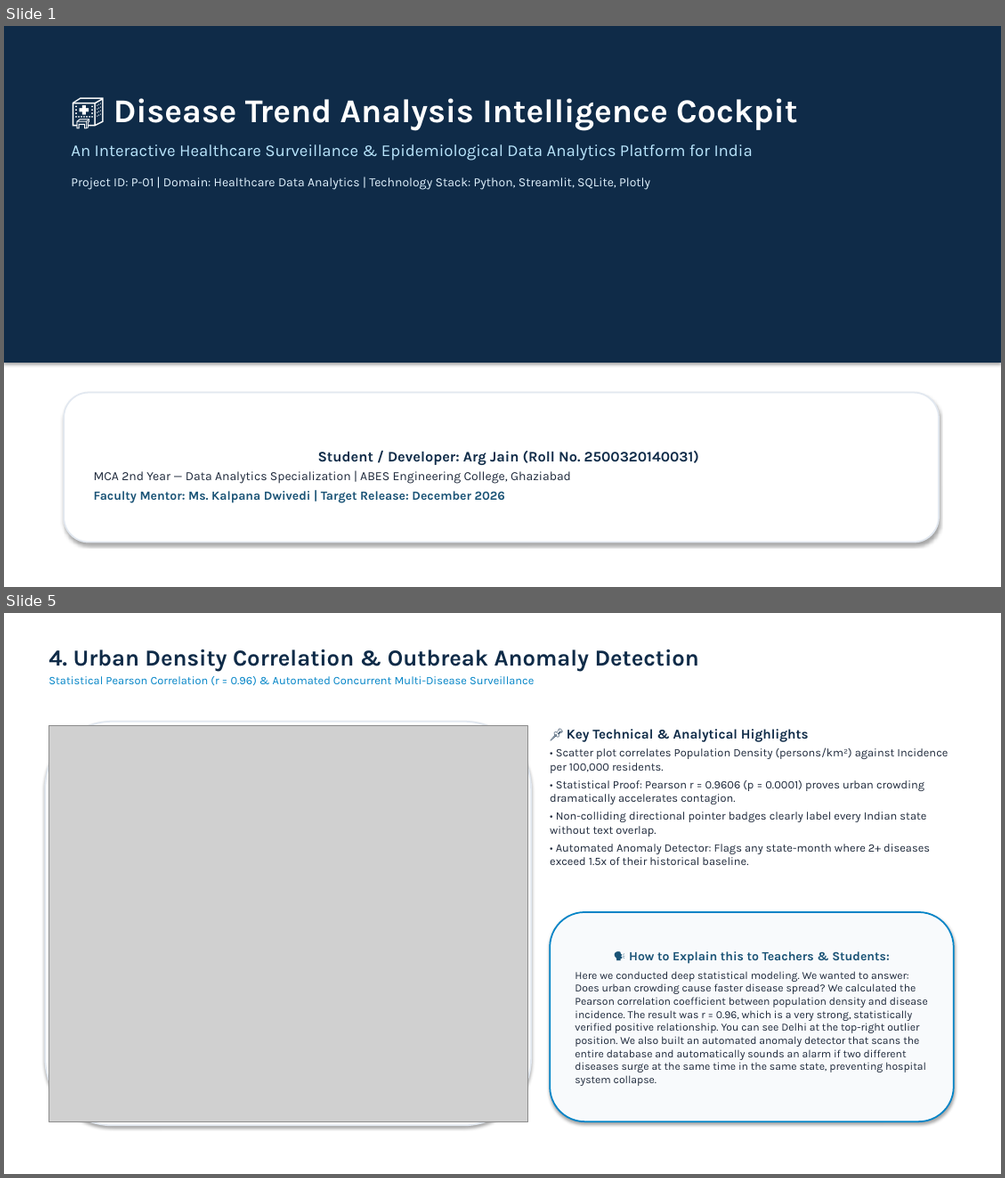
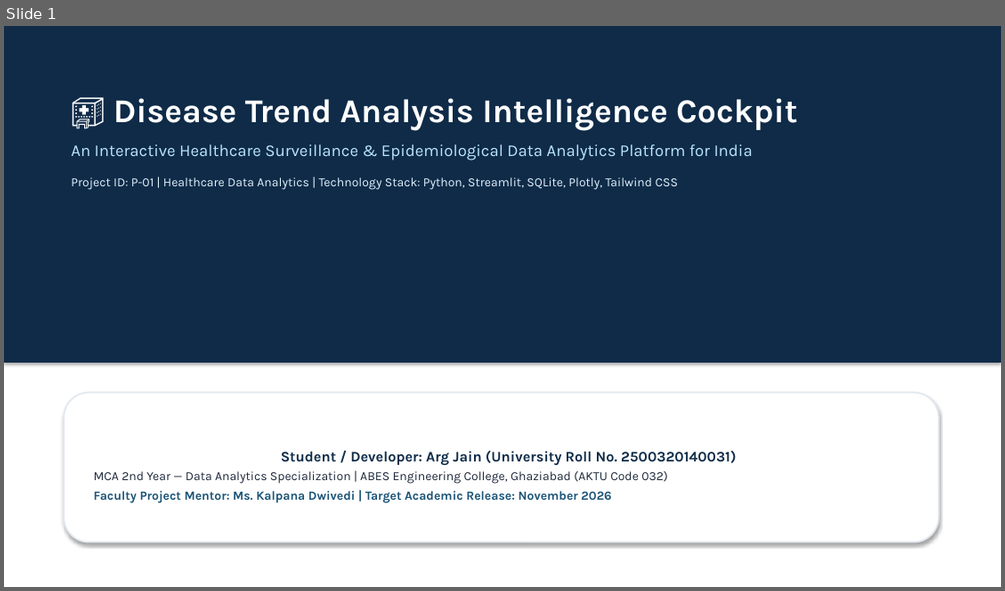
Before and after one commit to Argjain/2500320140031-disease-trend-analysis., a slide deck: docs/18_ArgJain_DiseaseTrendAnalysis_Presentation.pptx. Shown one above the other, each under a label of ours: slides 1 and 5 before the commit, slide 1 after it; the slides between them are not shown. The pictures are 1005x1178 and 1005x591 pixels, drawn with LibreOffice and Linux fonts; fonts in the diff are those of the drawing; grey boxes stand for pictures. Boxes give left, top, right and bottom in pixels: in the first picture for what was removed or moved away, otherwise in the second. Text is boxed around its words. In the diff, an @@ line names an element or a change of style, - is before the commit and + after.

Commit message:
docs: compile high-res project PowerPoint and convert all 18 project documents to certified PDFs

```diff
--- a/docs/18_ArgJain_DiseaseTrendAnalysis_Presentation.pptx
+++ b/docs/18_ArgJain_DiseaseTrendAnalysis_Presentation.pptx
@@ slide 5 removed at (x1=4, y1=613, x2=1001, y2=1174), background #FFFFFF @@
@@ text removed at (x1=48, y1=649, x2=699, y2=686) @@
-4. Urban Density Correlation & Outbreak Anomaly Detection
-Statistical Pearson Correlation (r = 0.96) & Automated Concurrent Multi-Disease Surveillance
@@ rounded rectangle removed at (x1=45, y1=722, x2=531, y2=1126) @@
@@ picture removed at (x1=48, y1=725, x2=527, y2=1121) @@
@@ text removed at (x1=550, y1=729, x2=947, y2=865) @@
-📌 Key Technical & Analytical Highlights
-• Scatter plot correlates Population Density (persons/km²) against Incidence per 100,000 residents.
-• Statistical Proof: Pearson r = 0.9606 (p = 0.0001) proves urban crowding dramatically accelerates contagion.
-• Non-colliding directional pointer badges clearly label every Indian state without text overlap.
-• Automated Anomaly Detector: Flags any state-month where 2+ diseases exceed 1.5x of their historical baseline.
@@ rounded rectangle removed at (x1=550, y1=912, x2=954, y2=1121) @@
-🗣️ How to Explain this to Teachers & Students:
-Here we conducted deep statistical modeling. We wanted to answer: Does urban crowding cause faster disease spread? We calculated the Pearson correlation coefficient between population density and disease incidence. The result was r = 0.96, which is a very strong, statistically verified positive relationship. You can see Delhi at the top-right outlier position. We also built an automated anomaly detector that scans the entire database and automatically sounds an alarm if two different diseases surge at the same time in the same state, preventing hospital system collapse.
@@ slide 1 changed as well @@
@@ text at (x1=71, y1=177, x2=678, y2=190): text changed @@
-Project ID: P-01 | Domain: Healthcare Data Analytics | Technology Stack: Python, Streamlit, SQLite, Plotly
+Project ID: P-01 | Healthcare Data Analytics | Technology Stack: Python, Streamlit, SQLite, Plotly, Tailwind CSS
@@ text in rounded rectangle at (x1=94, y1=451, x2=736, y2=503): text changed @@
-Student / Developer: Arg Jain (Roll No. 2500320140031)
-MCA 2nd Year — Data Analytics Specialization | ABES Engineering College, Ghaziabad
-Faculty Mentor: Ms. Kalpana Dwivedi | Target Release: December 2026
+Student / Developer: Arg Jain (University Roll No. 2500320140031)
+MCA 2nd Year — Data Analytics Specialization | ABES Engineering College, Ghaziabad (AKTU Code 032)
+Faculty Project Mentor: Ms. Kalpana Dwivedi | Target Academic Release: November 2026
```
Also in this commit, not shown: 6 other slides changed, 7 slides added, 1 other slide removed, 25 other files.
